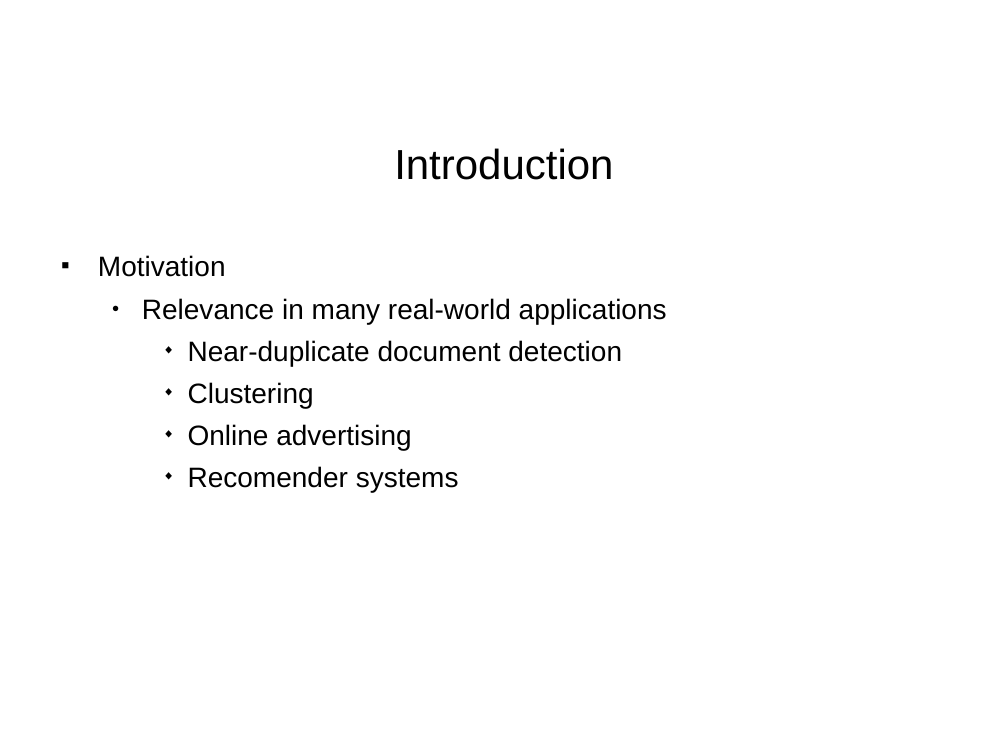
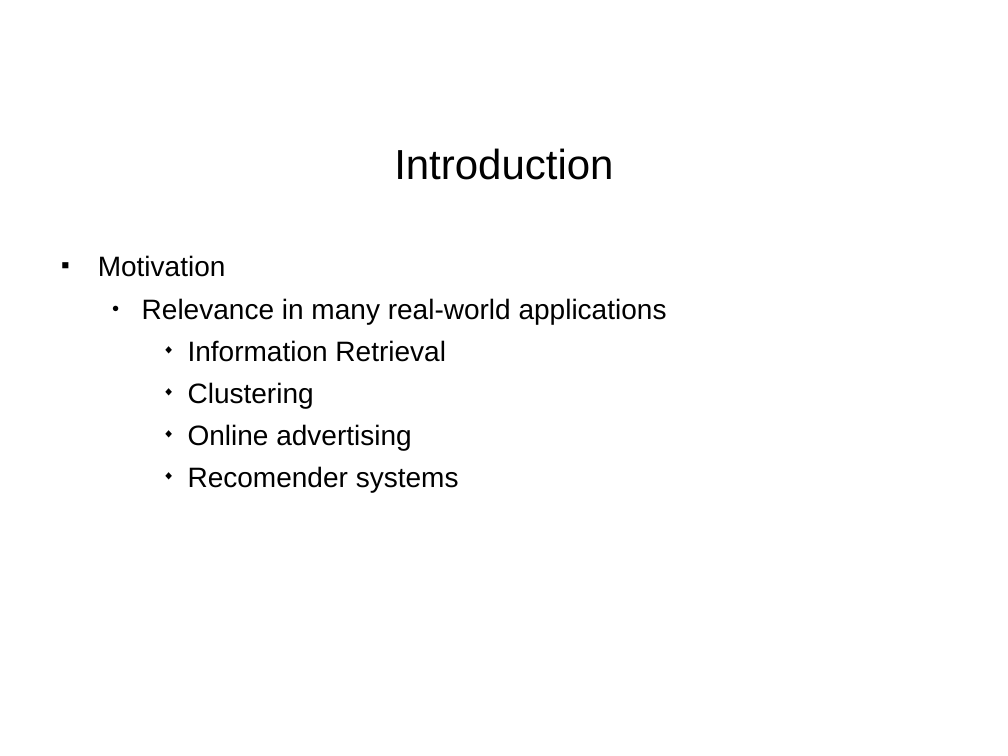
Before and after one commit to paulohq/apresentacao-L2KNNG, a slide deck: slide 6 of apresentacao-L2KNNG.ppt. Drawn at 1008x756 pixels with LibreOffice and Linux fonts; fonts in the diff are those of the drawing; background and template pictures are left out. Boxes give left, top, right and bottom in pixels: in the first picture for what was removed or moved away, otherwise in the second. Text is boxed around its words. In the diff, an @@ line names an element or a change of style, - is before the commit and + after.

```diff
--- a/apresentacao-L2KNNG.ppt
+++ b/apresentacao-L2KNNG.ppt
@@ text at box(188, 340, 446, 362): text changed @@
-    ◆ Near-duplicate document detection
+    ◆ Information Retrieval
```
Also in this commit, not shown: 4 other slides changed.
